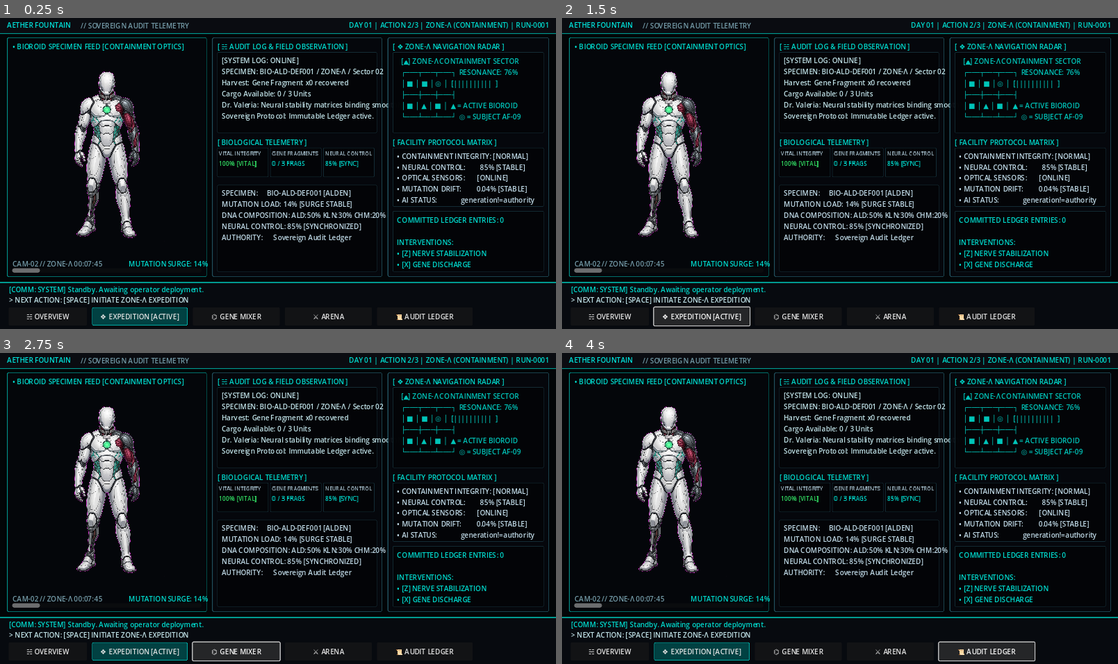
Above: before the commit, frames 1-4 (two rows, left to right).
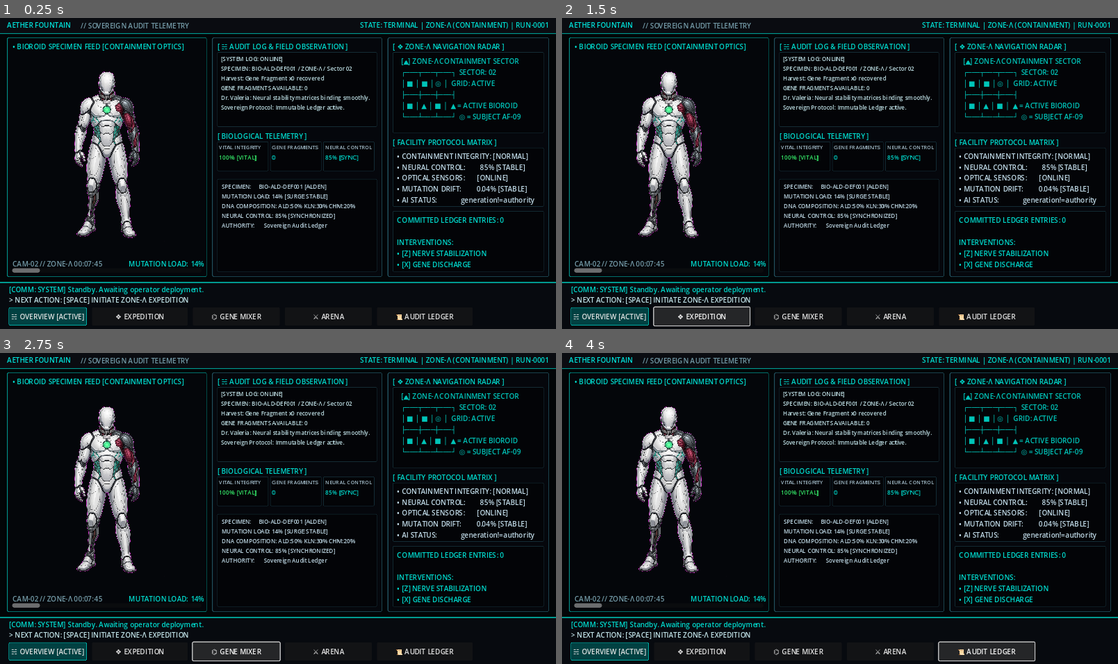
Above: after the commit, the same moments.

Repository: zerospawn01-coder/scratch
Game: Godot game, scene res://scenes/main_terminal.tscn
Same seed, same stepped clock (60 frames per second), same inputs: the game is played once before the commit and once after it.
Inputs:
- Up to frame 1 (0.25 s): no input
- Up to frame 2 (1.5 s): click "☵ OVERVIEW" (after the commit: "☵ OVERVIEW [ACTIVE]") at 0.5 s; click "❖ EXPEDITION [ACTIVE]" (after the commit: "❖ EXPEDITION") at 1.25 s
- Up to frame 3 (2.75 s): click "⌬ GENE MIXER" at 2 s
- Up to frame 4 (4 s): click "⚔ ARENA" at 2.75 s; click "📜 AUDIT LEDGER" at 3.5 s

The runs differ from the first frame. In frame 1, 7.3% of the frame differs, in the area x 1-99%, y 1-99%; in frame 2, 6.5%; in frame 3, 7.3%; in frame 4, 7.3%.

Commit message:
fix(ui): dynamic FSM tab binding, log text wrapping, and purge unsupported gameplay metrics

Diff:
--- a/biosynthesized-grey-zone-loop/loop/state.json
+++ b/biosynthesized-grey-zone-loop/loop/state.json
@@ -1,7 +1,7 @@
 {
     "status":  "READY_FOR_HUMAN_REVIEW",
     "current_iteration":  0,
-    "last_run_timestamp":  "2026-08-23T18:48:24Z",
+    "last_run_timestamp":  "2026-08-23T19:00:25Z",
     "last_gate_result":  "PASS",
     "passed_gates":  [
                          "scripts/test_terminal_flow_gate.gd",
--- a/biosynthesized-grey-zone-loop/scenes/main_terminal.tscn
+++ b/biosynthesized-grey-zone-loop/scenes/main_terminal.tscn
@@ -112,7 +112,7 @@
 offset_bottom = 32.0
 theme_override_colors/font_color = Color(0.0, 0.85, 0.8, 1)
 horizontal_alignment = 2
-text = "DAY 01 | ACTION 2/3 | ZONE-Λ (CONTAINMENT) | SECTOR-02"
+text = "STATE: TERMINAL | ZONE-Λ (CONTAINMENT) | RUN-0001"
 
 [node name="Views" type="Control" parent="." unique_id=815628163]
 anchors_preset = 0
@@ -161,7 +161,7 @@
 offset_right = 448.0
 offset_bottom = 530.0
 theme_override_colors/font_color = Color(0.0, 0.85, 0.8, 1)
-text = "MUTATION SURGE: 14%"
+text = "MUTATION LOAD: 14%"
 
 [node name="NoiseProgressBar" type="ProgressBar" parent="Views/TerminalView/LiveFeedFrame"]
 layout_mode = 0
@@ -203,38 +203,40 @@
 offset_left = 12.0
 offset_top = 34.0
 offset_right = 380.0
-offset_bottom = 220.0
+offset_bottom = 206.0
 theme_override_styles/panel = SubResource("StyleBoxFlat_subbox")
 
 [node name="RunContextLabel" type="Label" parent="Views/TerminalView/CenterConsolePanel/LogSubBox" unique_id=1478922909]
 layout_mode = 0
-offset_left = 10.0
-offset_top = 8.0
-offset_right = 358.0
-offset_bottom = 175.0
+offset_left = 8.0
+offset_top = 6.0
+offset_right = 360.0
+offset_bottom = 166.0
+theme_override_font_sizes/font_size = 13
 theme_override_colors/font_color = Color(0.75, 0.88, 0.9, 1)
 text = "[SYSTEM LOG: ONLINE]
 SPECIMEN: BIO-ALD-DEF001 / ZONE-Λ / Sector 02
-Harvest: Gene Fragment x1 recovered
-Cargo Available: 1 / 3 Units
+Harvest: Gene Fragment x0 recovered
+GENE FRAGMENTS AVAILABLE: 0
 Dr. Valeria: Neural stability matrices binding smoothly.
 Sovereign Protocol: Immutable Ledger active."
+autowrap_mode = 3
 
 [node name="TelemetryHeader" type="Label" parent="Views/TerminalView/CenterConsolePanel"]
 layout_mode = 0
 offset_left = 12.0
-offset_top = 230.0
+offset_top = 216.0
 offset_right = 240.0
-offset_bottom = 250.0
+offset_bottom = 236.0
 theme_override_colors/font_color = Color(0.0, 0.85, 0.8, 1)
 text = "[ BIOLOGICAL TELEMETRY ]"
 
 [node name="TelemetryGrid" type="GridContainer" parent="Views/TerminalView/CenterConsolePanel"]
 layout_mode = 0
 offset_left = 12.0
-offset_top = 254.0
+offset_top = 240.0
 offset_right = 380.0
-offset_bottom = 330.0
+offset_bottom = 316.0
 columns = 3
 
 [node name="BoxDamage" type="Panel" parent="Views/TerminalView/CenterConsolePanel/TelemetryGrid"]
@@ -285,7 +287,7 @@
 offset_bottom = 50.0
 theme_override_font_sizes/font_size = 14
 theme_override_colors/font_color = Color(0.0, 0.85, 0.8, 1)
-text = "0 / 3 FRAGS"
+text = "0"
 
 [node name="BoxStability" type="Panel" parent="Views/TerminalView/CenterConsolePanel/TelemetryGrid"]
 custom_minimum_size = Vector2(118, 68)
@@ -315,7 +317,7 @@
 [node name="GolemStatusBox" type="Panel" parent="Views/TerminalView/CenterConsolePanel"]
 layout_mode = 0
 offset_left = 12.0
-offset_top = 340.0
+offset_top = 326.0
 offset_right = 380.0
 offset_bottom = 540.0
 theme_override_styles/panel = SubResource("StyleBoxFlat_subbox")
@@ -325,7 +327,8 @@
 offset_left = 10.0
 offset_top = 8.0
 offset_right = 358.0
-offset_bottom = 185.0
+offset_bottom = 195.0
+theme_override_font_sizes/font_size = 13
 theme_override_colors/font_color = Color(0.75, 0.85, 0.9, 1)
 text = "SPECIMEN:     BIO-ALD-DEF001 [ALDEN]
 MUTATION LOAD: 14% [SURGE STABLE]
@@ -366,8 +369,8 @@
 offset_bottom = 175.0
 theme_override_colors/font_color = Color(0.0, 0.85, 0.8, 0.9)
 text = "  [▲] ZONE-Λ CONTAINMENT SECTOR
-  ┌───┬───┬───┐  RESONANCE: 76%
-  │ ■ │ ■ │ ◎ │  [||||||||||  ]
+  ┌───┬───┬───┐  SECTOR: 02
+  │ ■ │ ■ │ ◎ │  GRID: ACTIVE
   ├───┼───┼───┤
   │ ■ │ ▲ │ ■ │  ▲ = ACTIVE BIOROID
   └───┴───┴───┘  ◎ = SUBJECT AF-09"
@@ -580,13 +583,13 @@
 [node name="TabOverview" type="Button" parent="Footer/TabBar"]
 custom_minimum_size = Vector2(180, 36)
 layout_mode = 2
-text = "☵ OVERVIEW"
+theme_override_styles/normal = SubResource("StyleBoxFlat_active_tab")
+text = "☵ OVERVIEW [ACTIVE]"
 
 [node name="TabExpedition" type="Button" parent="Footer/TabBar"]
 custom_minimum_size = Vector2(220, 36)
 layout_mode = 2
-theme_override_styles/normal = SubResource("StyleBoxFlat_active_tab")
-text = "❖ EXPEDITION [ACTIVE]"
+text = "❖ EXPEDITION"
 
 [node name="TabGeneMixer" type="Button" parent="Footer/TabBar"]
 custom_minimum_size = Vector2(200, 36)
--- a/biosynthesized-grey-zone-loop/scripts/main_terminal_controller.gd
+++ b/biosynthesized-grey-zone-loop/scripts/main_terminal_controller.gd
@@ -55,6 +55,13 @@
 @onready var lbl_dialogue_feed: Label = get_node_or_null("Footer/DialogueFeedLabel")
 @onready var img_specimen_visual: TextureRect = get_node_or_null("Views/TerminalView/LiveFeedFrame/SpecimenVisual")
 @onready var lbl_cargo_val: Label = get_node_or_null("Views/TerminalView/CenterConsolePanel/TelemetryGrid/BoxCargo/Val")
+
+# TabBar References
+@onready var btn_tab_overview: Button = get_node_or_null("Footer/TabBar/TabOverview")
+@onready var btn_tab_expedition: Button = get_node_or_null("Footer/TabBar/TabExpedition")
+@onready var btn_tab_gene_mixer: Button = get_node_or_null("Footer/TabBar/TabGeneMixer")
+@onready var btn_tab_arena: Button = get_node_or_null("Footer/TabBar/TabArena")
+@onready var btn_tab_ledger: Button = get_node_or_null("Footer/TabBar/TabLedger")
 
 func _ready() -> void:
 	_resolve_singletons_and_managers()
@@ -198,6 +205,7 @@
 	state_changed.emit(new_state, state_str)
 
 func _on_enter_state(state: State, trigger_dialogue: bool = true) -> void:
+	_refresh_navigation_tabs(state)
 	match state:
 		State.STATE_TERMINAL:
 			_update_run_id()
@@ -217,6 +225,25 @@
 			if trigger_dialogue and dialogue_controller:
 				dialogue_controller.play_context("STATE_LEDGER_ENTER")
 
+func _refresh_navigation_tabs(state: State) -> void:
+	if not btn_tab_overview:
+		btn_tab_overview = get_node_or_null("Footer/TabBar/TabOverview")
+		btn_tab_expedition = get_node_or_null("Footer/TabBar/TabExpedition")
+		btn_tab_gene_mixer = get_node_or_null("Footer/TabBar/TabGeneMixer")
+		btn_tab_arena = get_node_or_null("Footer/TabBar/TabArena")
+		btn_tab_ledger = get_node_or_null("Footer/TabBar/TabLedger")
+
+	if btn_tab_overview:
+		btn_tab_overview.text = "☵ OVERVIEW [ACTIVE]" if state == State.STATE_TERMINAL else "☵ OVERVIEW"
+	if btn_tab_expedition:
+		btn_tab_expedition.text = "❖ EXPEDITION [ACTIVE]" if state == State.STATE_EXPEDITION else "❖ EXPEDITION"
+	if btn_tab_gene_mixer:
+		btn_tab_gene_mixer.text = "⌬ GENE MIXER [ACTIVE]" if state == State.STATE_GENE_MIXER else "⌬ GENE MIXER"
+	if btn_tab_arena:
+		btn_tab_arena.text = "⚔ ARENA [ACTIVE]" if state == State.STATE_ARENA else "⚔ ARENA"
+	if btn_tab_ledger:
+		btn_tab_ledger.text = "📜 AUDIT LEDGER [ACTIVE]" if state == State.STATE_LEDGER else "📜 AUDIT LEDGER"
+
 func _update_view_visibilities() -> void:
 	if terminal_view: terminal_view.visible = (current_state == State.STATE_TERMINAL)
 	if expedition_view: expedition_view.visible = (current_state == State.STATE_EXPEDITION)
@@ -330,17 +357,17 @@
 
 func _refresh_terminal_view() -> void:
 	if lbl_header_status:
-		lbl_header_status.text = "DAY 01 | ACTION 2/3 | ZONE-Λ (CONTAINMENT) | %s" % active_run_id
+		lbl_header_status.text = "STATE: TERMINAL | ZONE-Λ (CONTAINMENT) | %s" % active_run_id
 	if lbl_prompt:
 		lbl_prompt.text = "> NEXT ACTION: [SPACE] INITIATE ZONE-Λ EXPEDITION"
 	if lbl_run_context:
-		lbl_run_context.text = "[SYSTEM LOG: ONLINE]\nSPECIMEN: %s / ZONE-Λ / Sector 02\nHarvest: Gene Fragment x%d recovered\nCargo Available: %d / 3 Units\nDr. Valeria: Neural stability matrices binding smoothly.\nSovereign Protocol: Immutable Ledger active." % [
+		lbl_run_context.text = "[SYSTEM LOG: ONLINE]\nSPECIMEN: %s / ZONE-Λ / Sector 02\nHarvest: Gene Fragment x%d recovered\nGENE FRAGMENTS AVAILABLE: %d\nDr. Valeria: Neural stability matrices binding smoothly.\nSovereign Protocol: Immutable Ledger active." % [
 			active_specimen_payload.get("bioroid_id", "BIO-ALD-DEF001"),
 			active_fragments_available,
 			active_fragments_available
 		]
 	if lbl_cargo_val:
-		lbl_cargo_val.text = "%d / 3 FRAGS" % active_fragments_available
+		lbl_cargo_val.text = "%d" % active_fragments_available
 	if lbl_ledger_summary and bioroid_registry and bioroid_registry.has_method("get_audit_record_count"):
 		lbl_ledger_summary.text = "COMMITTED LEDGER ENTRIES: %d\n\nINTERVENTIONS:\n• [Z] NERVE STABILIZATION\n• [X] GENE DISCHARGE" % bioroid_registry.get_audit_record_count()
 
Not shown, changed: biosynthesized-grey-zone-loop/loop/attempts.jsonl
